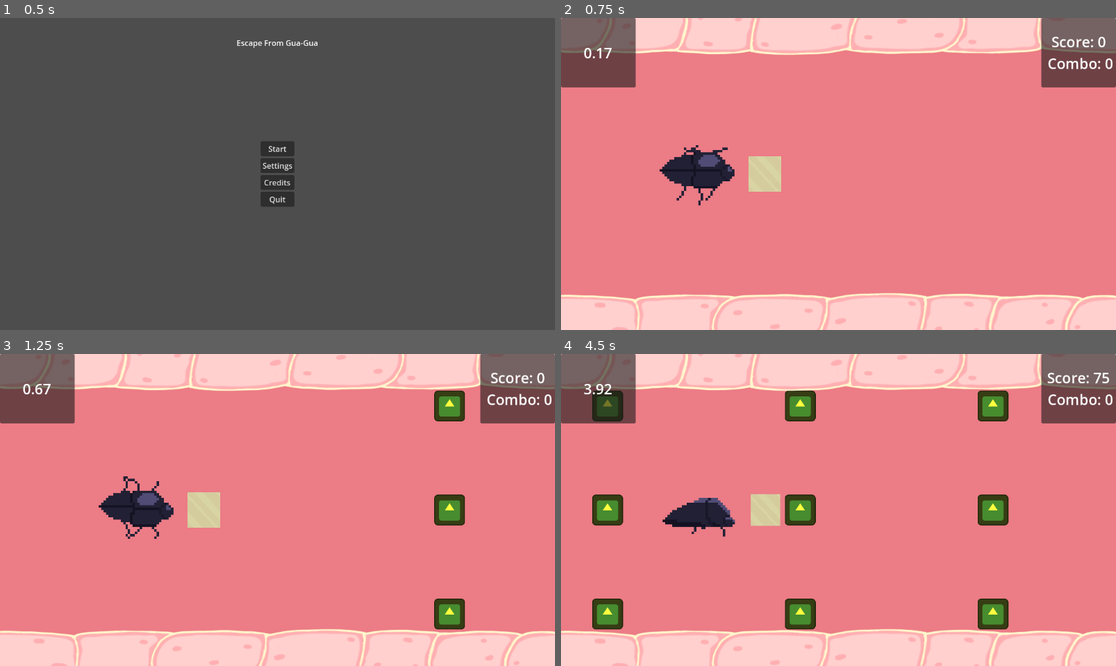
Above: before the commit, frames 1-4 (two rows, left to right).
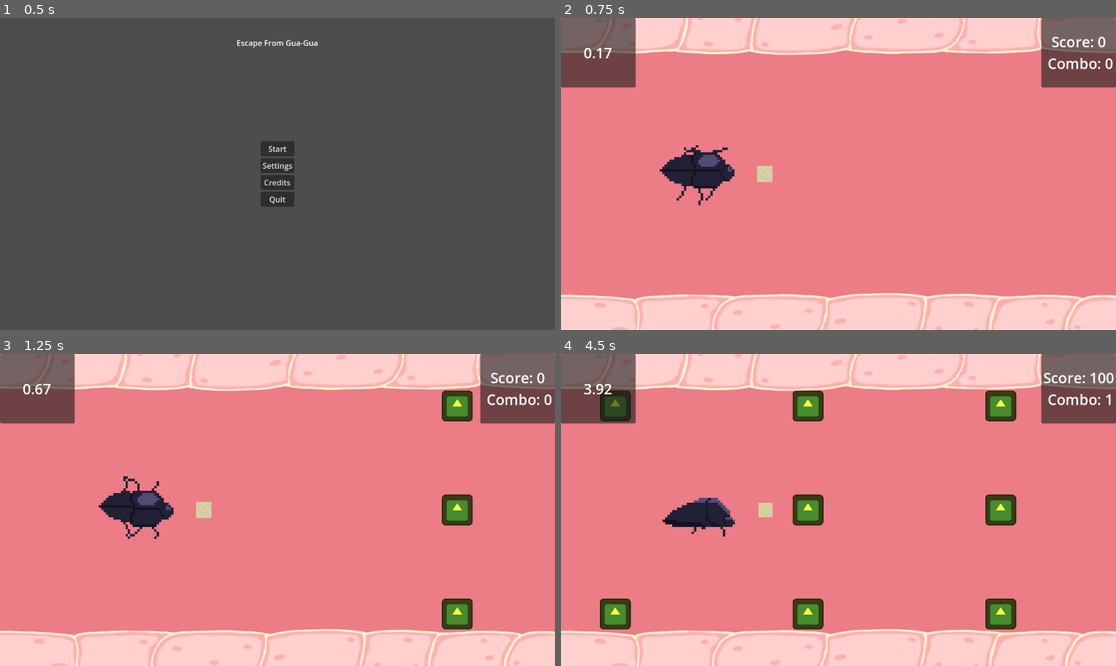
Above: after the commit, the same moments.

Repository: milnej/EscapeFromFrog
Game: Godot game, scene res://Scene/menu.tscn
Two runs of this game, one before a commit and one after it. Both use one fixed random seed, a clock stepped at 60 frames per second and the inputs below. The engine's default icon, where the game draws it, is replaced by a stand-in: a white triangle on a blue panel in a dark square.
Inputs:
- Up to frame 1 (0.5 s): no input
- Up to frame 2 (0.75 s): click "Start" at 0.5 s
- Up to frame 3 (1.25 s): no input
- Up to frame 4 (4.5 s): hold L (note_right) 1.28-2.03 s; tap Space (beetle_attack) every 0.75 s from 1.35 to 4.35 s; hold S (beetle_down) 2.03-2.78 s; hold L (note_right) 2.78-3.53 s; hold W (beetle_up) 3.53-4.28 s; hold A (note_left) from 4.28 s (still down)

Frame 1 is identical in both runs. In frame 2, 0.5% of the frame differs, in the area x 33-40%, y 44-56%; in frame 3, 1.9%; in frame 4, 4.8%, in the area x 5-100%, y 6-89%.

Commit message:
rezied notes for balance

Diff:
--- a/Scene/breakable_flesh.tscn
+++ b/Scene/breakable_flesh.tscn
@@ -4,21 +4,21 @@
 [ext_resource type="Texture2D" uid="uid://bs6r4ygmfwj0x" path="res://icon.svg" id="2_xejaf"]
 
 [sub_resource type="RectangleShape2D" id="RectangleShape2D_n4ufc"]
-size = Vector2(96, 64)
+size = Vector2(128, 64)
 
 [sub_resource type="RectangleShape2D" id="RectangleShape2D_c7fek"]
-size = Vector2(384, 192)
+size = Vector2(1024, 192)
 
 [sub_resource type="RectangleShape2D" id="RectangleShape2D_xifbp"]
-size = Vector2(128, 64)
+size = Vector2(640, 64)
 
 [node name="Note" type="Node2D"]
+scale = Vector2(0.5, 0.5)
 script = ExtResource("1_munt2")
 
 [node name="Sprite2D" type="Sprite2D" parent="."]
 modulate = Color(1, 1, 0.247059, 1)
 position = Vector2(-32, 0)
-scale = Vector2(0.5, 0.5)
 texture = ExtResource("2_xejaf")
 
 [node name="Perfect" type="Area2D" parent="."]
--- a/Scene/guts.tscn
+++ b/Scene/guts.tscn
@@ -162,7 +162,7 @@
 size = Vector2(15.8, 18)
 
 [sub_resource type="RectangleShape2D" id="RectangleShape2D_xnirx"]
-size = Vector2(13.6, 14.6)
+size = Vector2(6.80001, 6.4)
 
 [node name="Guts" type="Node2D"]
 
@@ -244,12 +244,13 @@
 
 [node name="HurtBoxCollider" type="CollisionShape2D" parent="Beetle/BeetleNotePicker/HurtBox"]
 position = Vector2(27, 0)
+scale = Vector2(1, 1)
 shape = SubResource("RectangleShape2D_xnirx")
 
 [node name="Sprite2D" type="Sprite2D" parent="Beetle/BeetleNotePicker/HurtBox/HurtBoxCollider"]
 texture_filter = 1
 position = Vector2(3.09944e-06, 0)
-scale = Vector2(0.2125, 0.23125)
+scale = Vector2(0.1005, 0.10325)
 texture = ExtResource("4_cygtt")
 
 [node name="Background" type="Sprite2D" parent="."]
--- a/Scene/menu.tscn
+++ b/Scene/menu.tscn
@@ -3,7 +3,7 @@
 [ext_resource type="Script" path="res://Scripts/menu.gd" id="1_jqkw4"]
 [ext_resource type="PackedScene" uid="uid://ctum5q5u2t5nd" path="res://Scene/credits.tscn" id="2_00dps"]
 [ext_resource type="PackedScene" uid="uid://couokif385oo0" path="res://Scene/settings.tscn" id="3_xtoak"]
-[ext_resource type="AudioStream" uid="uid://dscgekfsiivcj" path="res://Resources/Music/198bpm_4-4_GwaGwasSillyLittleStomach_ForReallyRealThisTimeTM.wav" id="4_hje12"]
+[ext_resource type="AudioStream" uid="uid://ds1kt0p4qwqe5" path="res://Resources/Music/SCJ2024_GwaGwasSillyLittleStomach_BossaNova.wav" id="4_ufey1"]
 
 [node name="Menu" type="Control" node_paths=PackedStringArray("start", "credits", "settings")]
 layout_mode = 3
@@ -104,8 +104,9 @@
 pivot_offset = Vector2(576, 336)
 
 [node name="MusicPlayer" type="AudioStreamPlayer" parent="."]
-stream = ExtResource("4_hje12")
+stream = ExtResource("4_ufey1")
 volume_db = -6.0
+autoplay = true
 bus = &"Music"
 
 [connection signal="pressed" from="Start/VBoxContainer/Start" to="." method="_on_start_pressed"]
--- a/beetle.tscn
+++ b/beetle.tscn
@@ -8,7 +8,7 @@
 size = Vector2(32, 18)
 
 [sub_resource type="RectangleShape2D" id="RectangleShape2D_eu4gk"]
-size = Vector2(13.6, 14.6)
+size = Vector2(6.80001, 6.4)
 
 [node name="Beetle" type="Node2D"]
 scale = Vector2(5, 5)
@@ -28,10 +28,11 @@
 
 [node name="CollisionShape2D" type="CollisionShape2D" parent="HurtBox"]
 position = Vector2(27, 0)
+scale = Vector2(1, 1)
 shape = SubResource("RectangleShape2D_eu4gk")
 
 [node name="Sprite2D" type="Sprite2D" parent="HurtBox/CollisionShape2D"]
 texture_filter = 1
 position = Vector2(3.09944e-06, 0)
-scale = Vector2(0.2125, 0.23125)
+scale = Vector2(0.0951663, 0.0952499)
 texture = ExtResource("3_h04vd")
Not shown, added: Resources/Music/SCJ2024_GwaGwasSillyLittleStomach_BossaNova.wav.import
Not shown, added: Resources/Music/SCJ2024_GwaGwasSillyLittleStomach_BossaNova.wav
